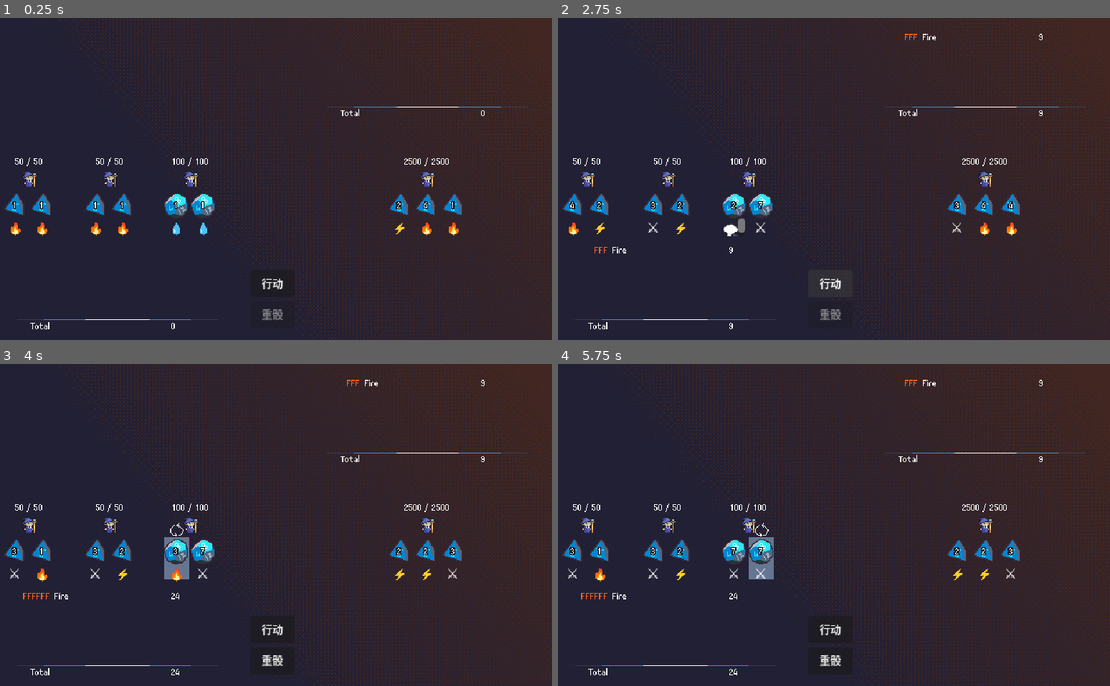
Above: before the commit, frames 1-4 (two rows, left to right).
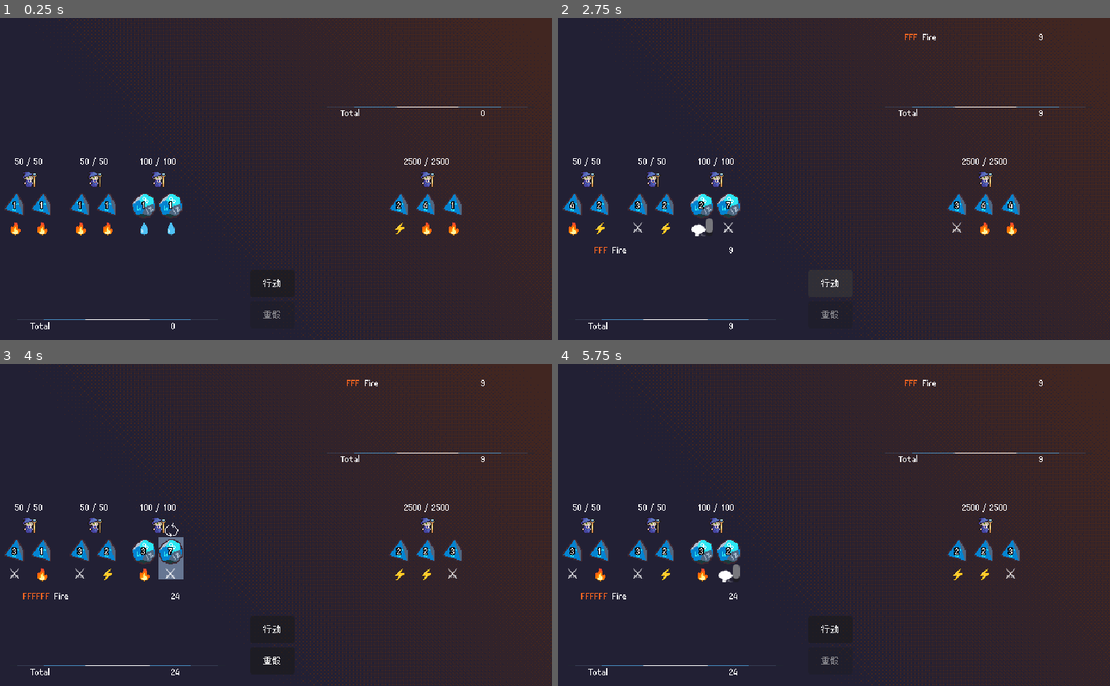
Above: after the commit, the same moments.

Repository: betairylia/DiceQuestPro
Game: Godot game, scene res://Prototyping/Prototype.tscn
Same seed, same stepped clock (60 frames per second), same inputs: the game is played once before the commit and once after it. The engine's default icon, where the game draws it, is replaced by a stand-in: a white triangle on a blue panel in a dark square.
Inputs (mouse positions are in pixels of both pictures, inside the frame that each line leads up to):
- Up to frame 1 (0.25 s): no input
- Up to frame 2 (2.75 s): click "行动" at 0.5 s; click "行动" at 1.25 s; click "行动" at 2 s
- Up to frame 3 (4 s): move the mouse to (193, 505) at 2.77 s; click (193, 505) at 2.92 s; move the mouse to (176, 557) at 3.52 s; click (176, 557) at 3.67 s
- Up to frame 4 (5.75 s): click "重骰" at 4.25 s; move the mouse to (762, 557) at 5.02 s; click (762, 557) at 5.17 s

The runs differ from the first frame. In frame 1, 2.4% of the frame differs, in the area x 12-52%, y 43-94%; in frame 2, 2.5%; in frame 3, 2.5%; in frame 4, 2.7%.

Commit message:
Checkpoint before reroll energy implementation

Diff:
--- a/Prototyping/HUD/Combat-HUD.tscn
+++ b/Prototyping/HUD/Combat-HUD.tscn
@@ -66,5 +66,52 @@
 grow_horizontal = 2
 grow_vertical = 2
 
+[node name="SpellName" type="RichTextLabel" parent="." unique_id=390122209]
+layout_mode = 1
+anchors_preset = 15
+anchor_right = 1.0
+anchor_bottom = 1.0
+offset_left = 207.0
+offset_top = 148.0
+offset_right = -191.0
+offset_bottom = -181.0
+grow_horizontal = 2
+grow_vertical = 2
+theme = ExtResource("2_n886b")
+theme_override_font_sizes/normal_font_size = 20
+horizontal_alignment = 1
+vertical_alignment = 1
+
+[node name="SpellAnnotation" type="RichTextLabel" parent="." unique_id=1076526909]
+layout_mode = 1
+anchors_preset = 15
+anchor_right = 1.0
+anchor_bottom = 1.0
+offset_left = 207.0
+offset_top = 167.0
+offset_right = -191.0
+offset_bottom = -162.0
+grow_horizontal = 2
+grow_vertical = 2
+theme = ExtResource("2_n886b")
+horizontal_alignment = 1
+vertical_alignment = 1
+
+[node name="PhaseAnnotation" type="RichTextLabel" parent="." unique_id=2117753796]
+layout_mode = 1
+anchors_preset = 15
+anchor_right = 1.0
+anchor_bottom = 1.0
+offset_left = 207.0
+offset_top = 123.0
+offset_right = -191.0
+offset_bottom = -206.0
+grow_horizontal = 2
+grow_vertical = 2
+theme = ExtResource("2_n886b")
+theme_override_colors/default_color = Color(1, 1, 1, 0.7058824)
+horizontal_alignment = 1
+vertical_alignment = 1
+
 [connection signal="pressed" from="ActButton" to="." method="_on_act_button_pressed"]
 [connection signal="pressed" from="RerollButton" to="." method="_on_reroll_button_pressed"]
--- a/Prototyping/HUD/combat_hud.gd
+++ b/Prototyping/HUD/combat_hud.gd
@@ -4,6 +4,9 @@
 
 @onready var player_spells: SpellsDetailPanel = $PlayerSpells
 @onready var enemy_spells: SpellsDetailPanel = $EnemySpells
+@onready var spell_name_label: RichTextLabel = $SpellName
+@onready var spell_anno_label: RichTextLabel = $SpellAnnotation
+@onready var phase_anno_label: RichTextLabel = $PhaseAnnotation
 
 # Called when the node enters the scene tree for the first time.
 func _ready() -> void:
@@ -33,3 +36,32 @@
 
 func _on_prototype_enemy_spell_updated(spells: Array[MatchedSpell]) -> void:
 	enemy_spells.populate(spells)
+
+
+func _on_prototype_phase_entered(phase: Combat.CombatExecPhase) -> void:
+	if phase == Combat.CombatExecPhase.Preparation:
+		spell_name_label.text = ""
+		spell_anno_label.text = ""
+		phase_anno_label.text = ""
+	elif phase == Combat.CombatExecPhase.PlayerRegular:
+		spell_name_label.text = "普通攻击"
+		spell_anno_label.text = ""
+		phase_anno_label.text = "- PLAYER -"
+	elif phase == Combat.CombatExecPhase.EnemyRegular:
+		spell_name_label.text = "普通攻击"
+		spell_anno_label.text = ""
+		phase_anno_label.text = "- ENEMY -"
+	elif phase == Combat.CombatExecPhase.PlayerSpells:
+		spell_name_label.text = ""
+		spell_anno_label.text = ""
+		phase_anno_label.text = "- PLAYER -"
+	elif phase == Combat.CombatExecPhase.EnemySpells:
+		spell_name_label.text = ""
+		spell_anno_label.text = ""
+		phase_anno_label.text = "- ENEMY -"
+
+
+func _on_prototype_spell_triggered(spell: MatchedSpell) -> void:
+	print(spell.spell.display_name)
+	spell_name_label.text = spell.spell.display_name
+	spell_anno_label.text = ""
--- a/Prototyping/HUD/pixelated.tres
+++ b/Prototyping/HUD/pixelated.tres
@@ -3,6 +3,7 @@
 [ext_resource type="FontFile" uid="uid://dlpv0unhqdo80" path="res://Prototyping/HUD/DINKIEBITMAP-9PX.TTF" id="1_ry484"]
 
 [resource]
-Button/font_sizes/font_size = 12
+Button/font_sizes/font_size = 10
+Button/fonts/font = ExtResource("1_ry484")
 RichTextLabel/font_sizes/normal_font_size = 10
 RichTextLabel/fonts/normal_font = ExtResource("1_ry484")
--- a/Prototyping/Prototype.tscn
+++ b/Prototyping/Prototype.tscn
@@ -25,10 +25,10 @@
 mouse_filter = 2
 
 [node name="PlayerChar-Combat" parent="." unique_id=876047242 instance=ExtResource("2_4tqe8")]
-position = Vector2(236, 182)
+position = Vector2(200, 182)
 
 [node name="PlayerChar-Combat2" parent="." unique_id=1955269839 instance=ExtResource("2_4tqe8")]
-position = Vector2(146, 182)
+position = Vector2(129, 182)
 
 [node name="PlayerChar-Combat3" parent="." unique_id=1517645035 instance=ExtResource("2_4tqe8")]
 position = Vector2(56, 182)
@@ -37,6 +37,8 @@
 position = Vector2(500, 182)
 
 [connection signal="enemy_spell_updated" from="." to="CombatHud" method="_on_prototype_enemy_spell_updated"]
+[connection signal="phase_entered" from="." to="CombatHud" method="_on_prototype_phase_entered"]
 [connection signal="player_spell_updated" from="." to="CombatHud" method="_on_prototype_player_spell_updated"]
+[connection signal="spell_triggered" from="." to="CombatHud" method="_on_prototype_spell_triggered"]
 [connection signal="act" from="CombatHud" to="." method="_on_combat_hud_act"]
 [connection signal="reroll" from="CombatHud" to="." method="_on_combat_hud_reroll"]
--- a/Prototyping/combat.gd
+++ b/Prototyping/combat.gd
@@ -1,7 +1,21 @@
 extends Node
+class_name Combat
+
+enum CombatExecPhase {
+	PlayerRegular,
+	PlayerSpells,
+	EnemyRegular,
+	EnemySpells,
+	Preparation
+}
+
+# --- Combat schedule ---
+signal phase_entered(phase: CombatExecPhase)
+signal spell_triggered(spell: MatchedSpell)
 
 signal player_spell_updated(spells: Array[MatchedSpell])
 signal enemy_spell_updated(spells: Array[MatchedSpell])
+signal reroll_energy_updated(rerolls: int)
 
 @onready var players: Array[Mob] = [$"PlayerChar-Combat", $"PlayerChar-Combat2", $"PlayerChar-Combat3"]
 @onready var enemies: Array[Mob] = [$EnemySlot1]
@@ -19,6 +33,9 @@
 var _player_matched_spells: Array[MatchedSpell] = []
 var _enemy_matched_spells: Array[MatchedSpell] = []
 
+var _phase: CombatExecPhase = CombatExecPhase.Preparation
+var _rerolls: int = 3
+
 
 func _ready() -> void:
 	for i in range(3):
@@ -26,6 +43,12 @@
 	enemies[0].setup(enemiesData[0])
 
 	_turn()
+
+
+func _enter_phase(phase: CombatExecPhase) -> void:
+	_phase = phase
+	phase_entered.emit(phase)
+
 
 func _turn() -> void:
 	# Rebuild dice lists and sync state_entered connections.
@@ -39,6 +62,8 @@
 			die.state_entered.connect(_update_reroll_button)
 	_player_dice = new_player_dice
 	_enemy_dice = _collect_dice(enemies)
+
+	_enter_phase(CombatExecPhase.Preparation)
 
 	await _roll_enemies()
 	await _roll_players()
@@ -67,15 +92,14 @@
 
 
 func _regular_attack(froms: Array[Mob], tos: Array[Mob], from_dice: Array[DiceResult]) -> void:
-	var target = tos[0]
 	await BindGroupAwait.all(Arr.emap(from_dice,
 		func(i: int, die: DiceResult):
 			return die.node.Attack.bind(tos, i * 0.15)
 	))
 
 func _resolve_spells(froms: Array[Mob], tos: Array[Mob], from_spells: Array[MatchedSpell]) -> void:
-	var target = tos[0]
 	for spell in from_spells:
+		spell_triggered.emit(spell)
 		await BindGroupAwait.all(Arr.emap(Arr.unique(spell.matched_dice),
 			func(i: int, die: DiceResult):
 				return die.node.Attack.bind(tos, i * 0.15)
@@ -83,10 +107,16 @@
 
 
 func _on_combat_hud_act() -> void:
+
 	for die in _player_dice:
 		die.SetState(RollableDice.DiceCombatState.Determined)
+
+	_enter_phase(CombatExecPhase.PlayerRegular)
 	await _regular_attack(players, enemies, _player_results)
+
+	_enter_phase(CombatExecPhase.PlayerSpells)
 	await _resolve_spells(players, enemies, _player_matched_spells)
+
 	_turn()
 
 
